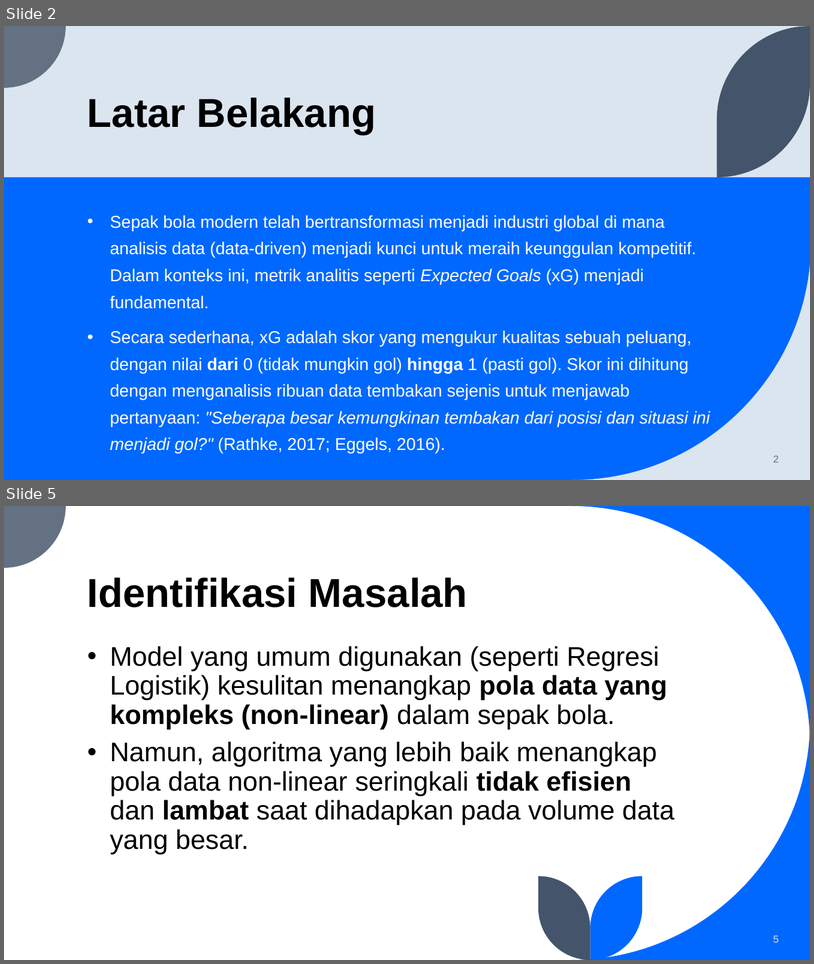
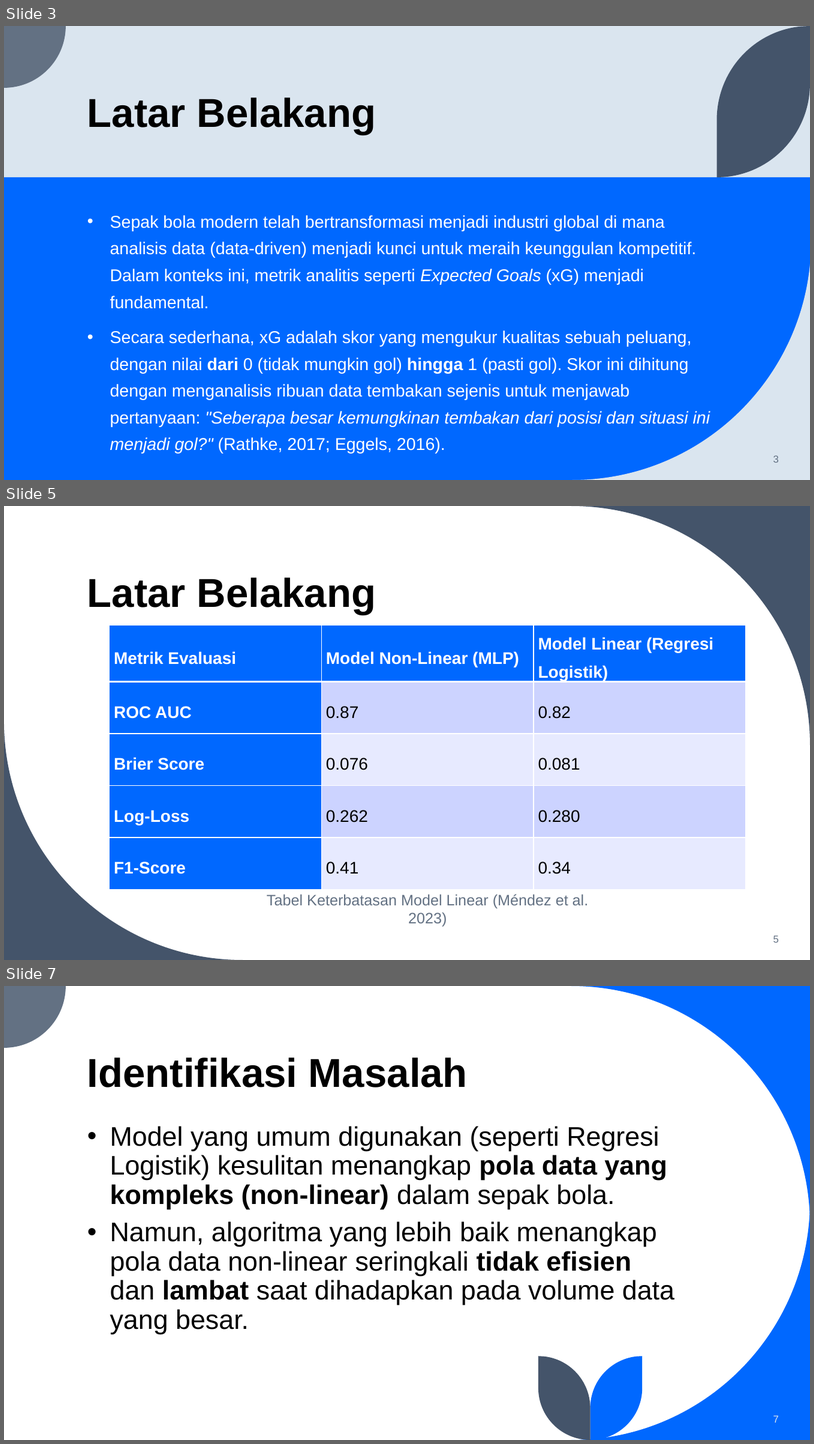
Before and after one commit to fadhilra101/skripsi, a slide deck: ppt/PPT SEMPRO FADHIL.pptx. Shown one above the other, each under a label of ours: slides 2 and 5 before the commit, slides 3, 5 and 7 after it; the slides between them are not shown. The pictures are 814x964 and 814x1444 pixels, drawn with LibreOffice and Linux fonts; fonts in the diff are those of the drawing. Boxes give left, top, right and bottom in pixels: in the first picture for what was removed or moved away, otherwise in the second. Text is boxed around its words. In the diff, an @@ line names an element or a change of style, - is before the commit and + after.

```diff
--- a/ppt/PPT SEMPRO FADHIL.pptx
+++ b/ppt/PPT SEMPRO FADHIL.pptx
@@ slide 5 added at <box>4,506,810,960</box>, background #FFFFFF @@
@@ freeform shape added at <box>572,506,810,745</box>, fill #44546A @@
@@ title added at <box>87,577,377,615</box>, 48 pt, text #000000, bold @@
+Latar Belakang
@@ table added at <box>109,625,746,890</box>, 5 rows, 3 columns @@
+Metrik Evaluasi | Model Non-Linear (MLP) | Model Linear (Regresi Logistik)
+ROC AUC | 0.87 | 0.82
+Brier Score | 0.076 | 0.081
+Log-Loss | 0.262 | 0.280
+F1-Score | 0.41 | 0.34
@@ freeform shape added at <box>4,721,243,960</box>, fill #44546A @@
@@ text added at <box>267,894,589,926</box>, 18 pt, text #637183 @@
+Tabel Keterbatasan Model Linear (Méndez et al. 2023)
@@ page number added at <box>774,935,779,942</box>, 12 pt, text #637183 @@
+5
@@ what was slide 2 is now slide 3 @@
@@ page number at <box>774,455,779,462</box>: text changed @@
-2
+3
@@ what was slide 5 is now slide 7 @@
@@ page number at <box>774,1415,779,1422</box>: text changed @@
-5
+7
```
Also in this commit, not shown: 5 slides changed, 3 other slides added, 1 other file.
